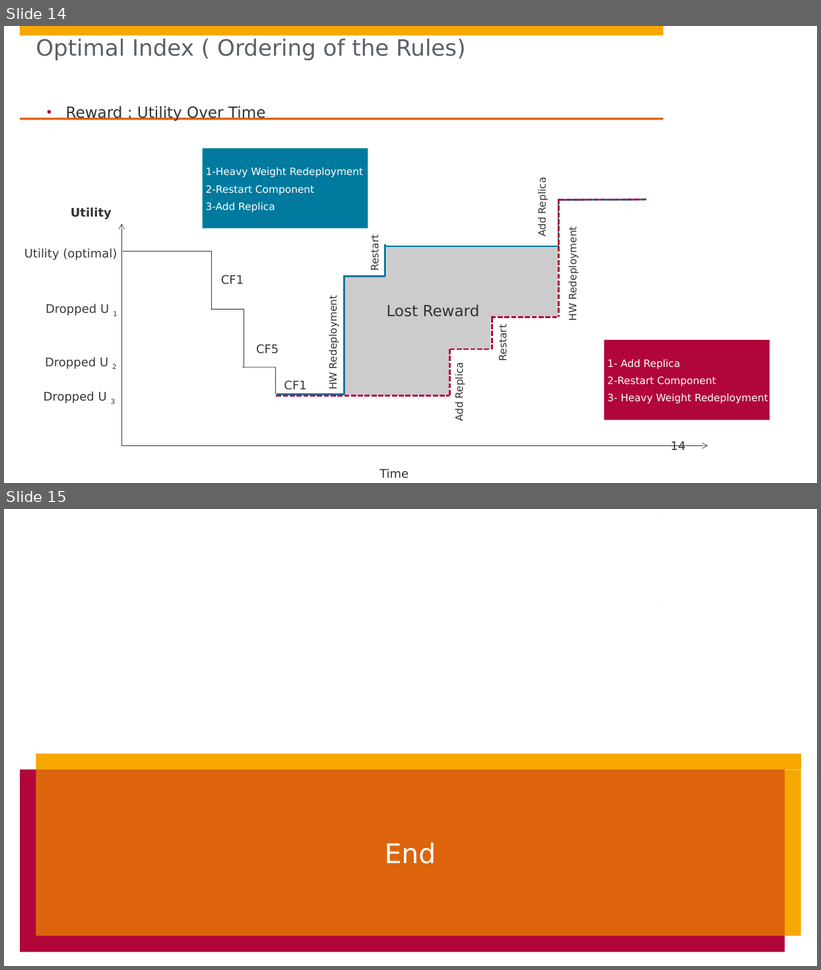
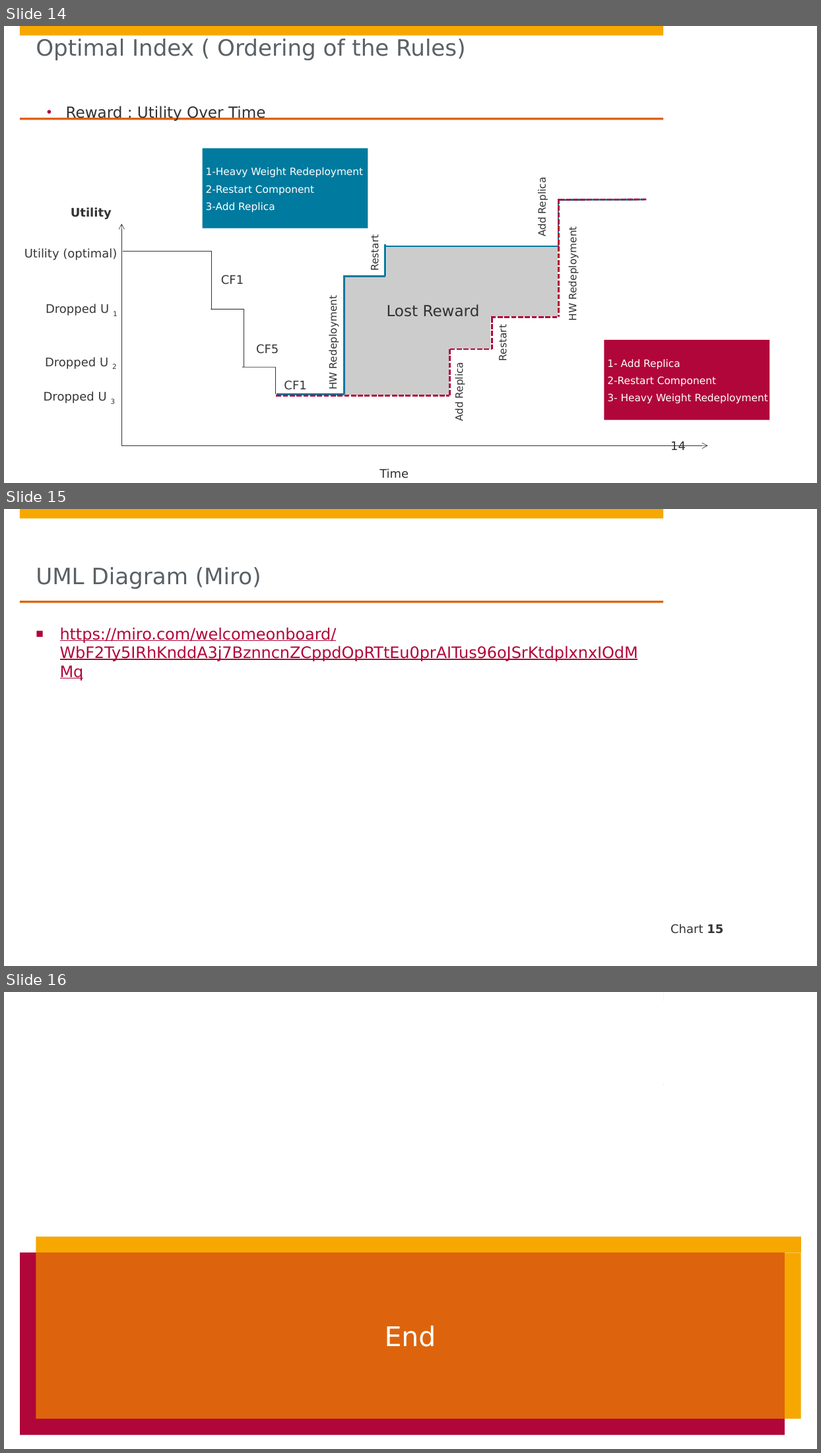
Before and after one commit to hpi-sam/robust-marl4sas, a slide deck: requirements/P1. (Full-Measurement States) System Identification and Control Synthesis.pptx. Shown one above the other, each under a label of ours: slides 14 and 15 before the commit, slides 14, 15 and 16 after it. The pictures are 821x970 and 821x1453 pixels, drawn with LibreOffice and Linux fonts; fonts in the diff are those of the drawing; background and template pictures are left out. Boxes give left, top, right and bottom in pixels: in the first picture for what was removed or moved away, otherwise in the second. Text is boxed around its words. In the diff, an @@ line names an element or a change of style, - is before the commit and + after.

```diff
--- a/requirements/P1. (Full-Measurement States) System Identification and Control Synthesis.pptx
+++ b/requirements/P1. (Full-Measurement States) System Identification and Control Synthesis.pptx
@@ slide 15 added at (4,509,817,966), background #FFFFFF; not listed: 3 template elements that a slide beside it also shows @@
@@ title added at (36,567,261,589), 26.7 pt, text #5A6166 @@
+UML Diagram (Miro)
@@ text added at (60,627,337,643), 18.7 pt, text #B1063A, underline @@
+■ https://miro.com/welcomeonboard/WbF2Ty5IRhKnddA3j7BznncnZCppdOpRTtEu0prAITus96oJSrKtdplxnxIOdMMq
@@ page number added at (671,924,723,934), 14 pt, text #323232 @@
+Chart 15
@@ what was slide 15 is now slide 16 @@
```
Also in this commit, not shown: 1 other file.
